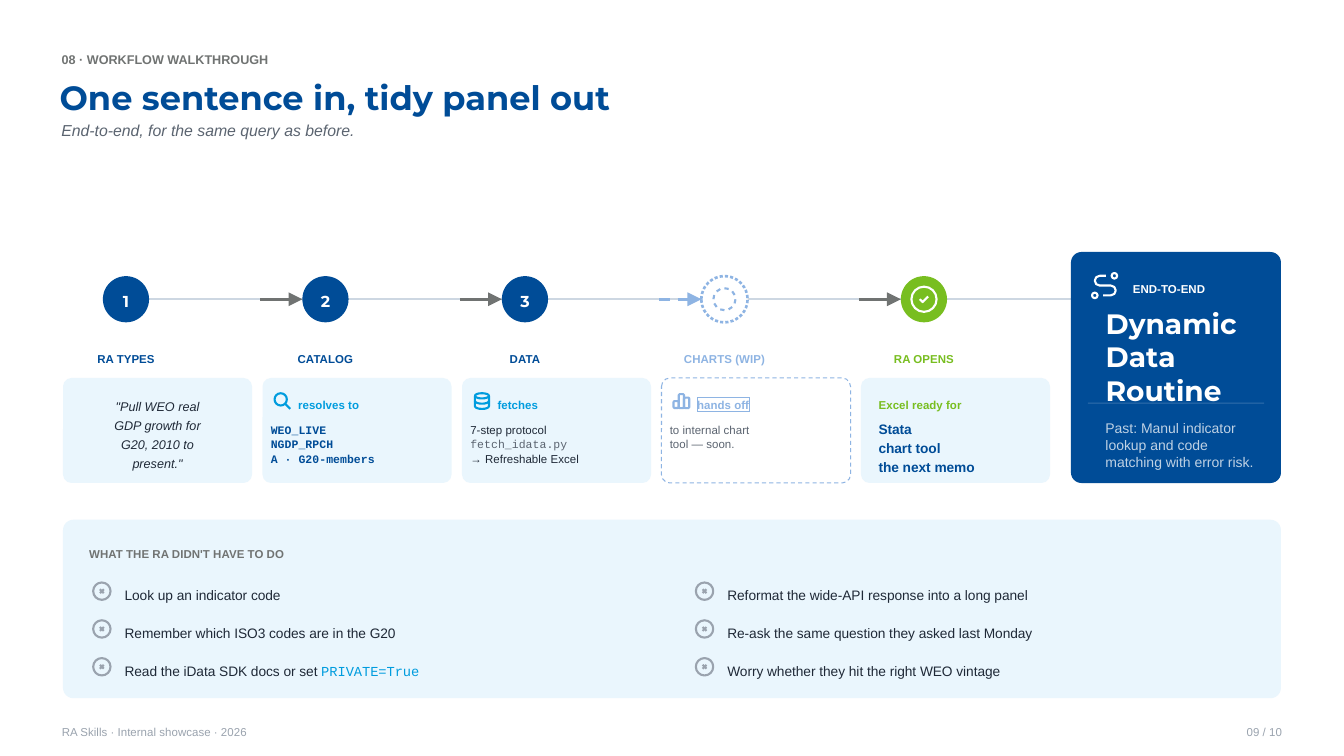
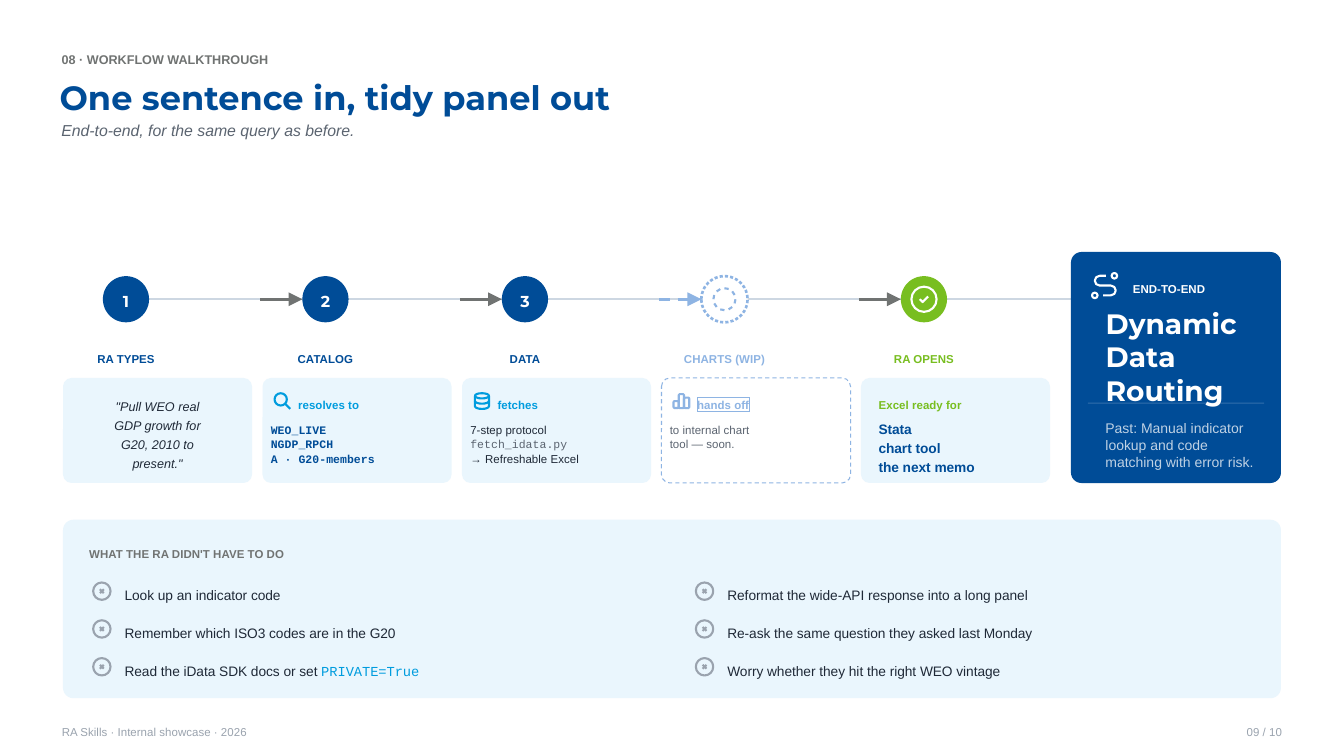
Before and after one commit to johnsonice/RA-Skills, a slide deck: slide 9 of docs/decks/RA-Skills-Showcase.pptx. Drawn at 1344x756 pixels with LibreOffice and Linux fonts; fonts in the diff are those of the drawing. Boxes give left, top, right and bottom in pixels: in the first picture for what was removed or moved away, otherwise in the second. Text is boxed around its words. In the diff, an @@ line names an element or a change of style, - is before the commit and + after.

```diff
--- a/docs/decks/RA-Skills-Showcase.pptx
+++ b/docs/decks/RA-Skills-Showcase.pptx
@@ text at (1106,379,1224,407): text changed @@
-Routine
+Routing
@@ text at (1105,423,1254,470): text changed @@
-Past: Manul indicator lookup and code matching with error risk.
+Past: Manual indicator lookup and code matching with error risk.
```
Also in this commit, not shown: 1 other slide changed, 1 other file.
